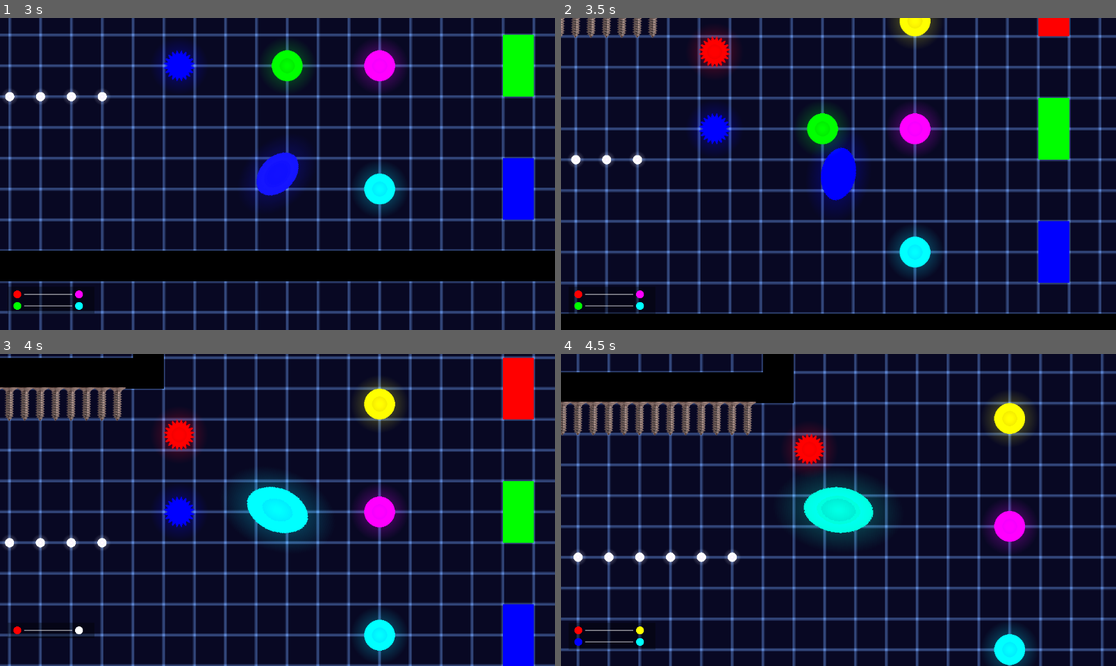
Above: before the commit, frames 1-4 (two rows, left to right).
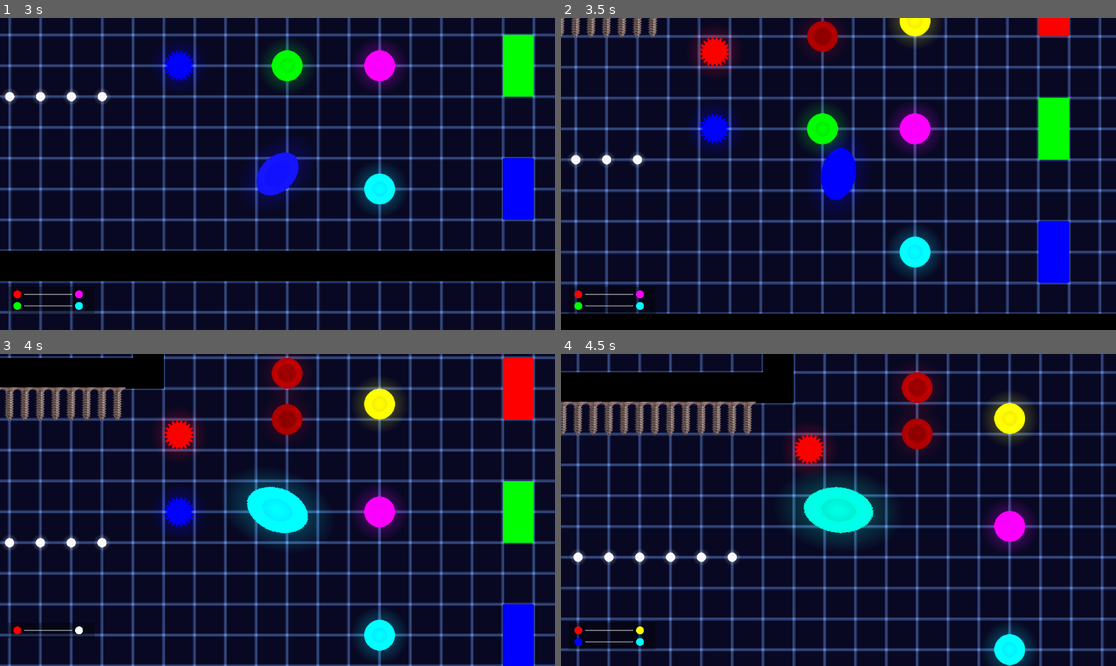
Above: after the commit, the same moments.

Repository: RianShinozaki/ColorBubbleGame
Game: Godot game, scene res://Maps/Game.tscn
Two runs of this game, one before a commit and one after it. Both use one fixed random seed, a clock stepped at 60 frames per second and the inputs below.
Inputs:
- Up to frame 1 (3 s): hold Right (ui_right) 0.53-1.28 s; hold Down (ui_down) 1.28-2.03 s; hold Right (ui_right) 2.03-2.78 s; hold Up (ui_up) from 2.78 s (still down)
- Up to frame 2 (3.5 s): keep holding Up (ui_up)
- Up to frame 3 (4 s): release Up (ui_up) at 3.53 s; hold Left (ui_left) from 3.53 s (still down)
- Up to frame 4 (4.5 s): keep holding Left (ui_left)

Frame 1 is identical in both runs. In frame 2, 0.5% of the frame differs, in the area x 44-51%, y 0-11%; in frame 3, 1.0%, in the area x 48-55%, y 0-27%; in frame 4, 1.0%.

Commit message:
Slightly modified UI so it only removes a row if color channel is maxxed

Diff:
--- a/Maps/Game.tscn
+++ b/Maps/Game.tscn
@@ -124,7 +124,14 @@
 [node name="Bubbles" type="Node" parent="."]
 
 [node name="ColorBubble" parent="Bubbles" instance=ExtResource("5_kkdw2")]
-position = Vector2(-448, -256)
+modulate = Color(0.5686275, 0, 0, 1)
+position = Vector2(896, -256)
+rgb_color = Color(0.5686275, 0, 0, 1)
+
+[node name="ColorBubble7" parent="Bubbles" instance=ExtResource("5_kkdw2")]
+modulate = Color(0.61229926, 1.504086e-06, 5.7756904e-07, 1)
+position = Vector2(896, -352)
+rgb_color = Color(0.61229926, 1.504086e-06, 5.7756904e-07, 1)
 
 [node name="ColorBubble2" parent="Bubbles" instance=ExtResource("5_kkdw2")]
 modulate = Color(0, 0, 1, 1)
--- a/Ui/color_legend.gd
+++ b/Ui/color_legend.gd
@@ -103,9 +103,9 @@
 	return _mask_from_color(_player_color())
 
 func _mask_from_color(c: Color) -> int:
-	var r := int(round(clamp(c.r, 0.0, 1.0)))
-	var g := int(round(clamp(c.g, 0.0, 1.0)))
-	var b := int(round(clamp(c.b, 0.0, 1.0)))
+	var r := int(floor(clamp(c.r, 0.0, 1.0)))
+	var g := int(floor(clamp(c.g, 0.0, 1.0)))
+	var b := int(floor(clamp(c.b, 0.0, 1.0)))
 	return (r) | (g << 1) | (b << 2)
 
 func _color_from_mask(mask: int) -> Color:
